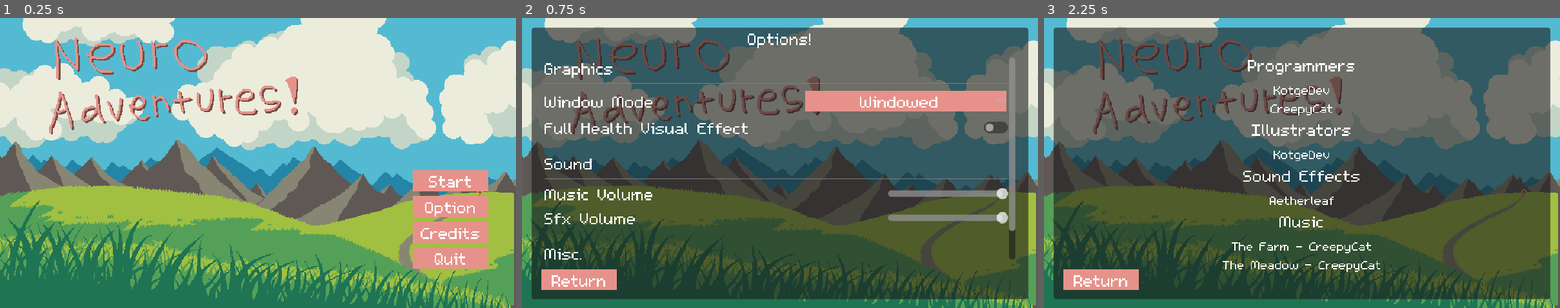
Above: before the commit, frames 1-3 (left to right).
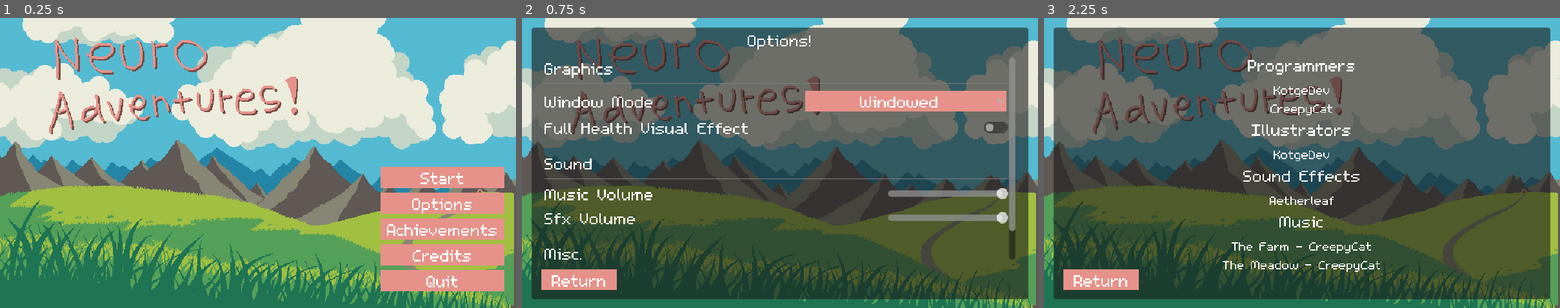
Above: after the commit, the same moments.

Repository: KotgeDev/Neuro-Adventures
Game: Godot game, scene res://scenes/ui/menu.tscn
Two runs of this game, one before a commit and one after it. Both use one fixed random seed, a clock stepped at 60 frames per second and the inputs below.
Inputs:
- Up to frame 1 (0.25 s): no input
- Up to frame 2 (0.75 s): click "Option" (after the commit: "Options") at 0.5 s
- Up to frame 3 (2.25 s): click "Return" at 1.25 s; click "Credits" at 2 s

The runs differ from the first frame. In frame 1, 6.6% of the frame differs, in the area x 73-98%, y 51-95%; in frame 2, 0.2%; in frame 3, nothing differs.

Commit message:
incomplete achievements system

Diff:
--- a/project.godot
+++ b/project.godot
@@ -20,6 +20,7 @@
 Globals="*res://scripts/shared/globals.gd"
 AudioSystem="*res://scripts/audio/audiosystem.gd"
 SavedOptions="*res://scripts/options/saved_options.gd"
+AchievementManager="*res://scripts/achievements/achievement_manager.gd"
 
 [display]
 
--- /dev/null
+++ b/scenes/achievements/achievements_menu.tscn
@@ -0,0 +1,139 @@
+[gd_scene load_steps=4 format=3 uid="uid://dm3hkvfawh3kq"]
+
+[ext_resource type="Script" path="res://scripts/achievements/achievements_menu.gd" id="1_0iyta"]
+[ext_resource type="Texture2D" uid="uid://bxy2weuuiacwj" path="res://assets/achievements/base_mono.png" id="4_cbhgm"]
+[ext_resource type="Texture2D" uid="uid://thre1e3yyysq" path="res://assets/achievements/unknown.png" id="5_8nfpg"]
+
+[node name="AchievementsMenu" type="Control"]
+layout_mode = 3
+anchors_preset = 15
+anchor_right = 1.0
+anchor_bottom = 1.0
+grow_horizontal = 2
+grow_vertical = 2
+script = ExtResource("1_0iyta")
+
+[node name="Panel" type="Panel" parent="."]
+layout_mode = 1
+anchors_preset = 8
+anchor_left = 0.5
+anchor_top = 0.5
+anchor_right = 0.5
+anchor_bottom = 0.5
+offset_left = -308.0
+offset_top = -168.5
+offset_right = 308.0
+offset_bottom = 168.5
+grow_horizontal = 2
+grow_vertical = 2
+
+[node name="Label" type="Label" parent="Panel"]
+custom_minimum_size = Vector2(0, 30)
+layout_mode = 1
+anchors_preset = 10
+anchor_right = 1.0
+offset_bottom = 31.0
+grow_horizontal = 2
+text = "Achievements!"
+horizontal_alignment = 1
+vertical_alignment = 1
+
+[node name="ScrollContainer" type="ScrollContainer" parent="Panel"]
+custom_minimum_size = Vector2(350, 219)
+layout_mode = 1
+anchors_preset = 8
+anchor_left = 0.5
+anchor_top = 0.5
+anchor_right = 0.5
+anchor_bottom = 0.5
+offset_left = -20.0
+offset_top = -20.0
+offset_right = 20.0
+offset_bottom = 20.0
+grow_horizontal = 2
+grow_vertical = 2
+horizontal_scroll_mode = 0
+vertical_scroll_mode = 2
+
+[node name="AchievementsContainer" type="VBoxContainer" parent="Panel/ScrollContainer"]
+unique_name_in_owner = true
+layout_mode = 2
+size_flags_horizontal = 3
+size_flags_vertical = 3
+
+[node name="AchievementPanel" type="Control" parent="."]
+visible = false
+custom_minimum_size = Vector2(345, 70)
+layout_mode = 3
+anchors_preset = 0
+offset_left = 142.404
+offset_top = 68.0
+offset_right = 487.404
+offset_bottom = 138.0
+
+[node name="Panel" type="Panel" parent="AchievementPanel"]
+layout_mode = 0
+offset_right = 345.0
+offset_bottom = 72.0
+
+[node name="VBoxContainer" type="VBoxContainer" parent="AchievementPanel"]
+custom_minimum_size = Vector2(0, 65)
+layout_mode = 1
+anchors_preset = 15
+anchor_right = 1.0
+anchor_bottom = 1.0
+grow_horizontal = 2
+grow_vertical = 2
+mouse_filter = 2
+alignment = 1
+
+[node name="Labels" type="HBoxContainer" parent="AchievementPanel/VBoxContainer"]
+layout_mode = 2
+
+[node name="Title" type="Label" parent="AchievementPanel/VBoxContainer/Labels"]
+layout_mode = 2
+theme_override_font_sizes/font_size = 24
+text = " ???"
+
+[node name="HBoxContainer" type="HBoxContainer" parent="AchievementPanel/VBoxContainer"]
+layout_mode = 2
+mouse_filter = 2
+theme_override_constants/separation = 0
+
+[node name="Sprites" type="CenterContainer" parent="AchievementPanel/VBoxContainer/HBoxContainer"]
+layout_mode = 2
+
+[node name="Base" type="TextureRect" parent="AchievementPanel/VBoxContainer/HBoxContainer/Sprites"]
+custom_minimum_size = Vector2(50, 0)
+layout_mode = 2
+texture = ExtResource("4_cbhgm")
+stretch_mode = 3
+
+[node name="Icon" type="TextureRect" parent="AchievementPanel/VBoxContainer/HBoxContainer/Sprites"]
+layout_mode = 2
+texture = ExtResource("5_8nfpg")
+stretch_mode = 3
+
+[node name="Requirement" type="Label" parent="AchievementPanel/VBoxContainer/HBoxContainer"]
+custom_minimum_size = Vector2(290, 0)
+layout_mode = 2
+theme_override_font_sizes/font_size = 16
+text = "Win your first game "
+autowrap_mode = 2
+
+[node name="Padding" type="Control" parent="AchievementPanel/VBoxContainer/HBoxContainer"]
+custom_minimum_size = Vector2(5, 0)
+layout_mode = 2
+
+[node name="Padding" type="Control" parent="AchievementPanel/VBoxContainer"]
+layout_mode = 2
+
+[node name="ReturnButton" type="Button" parent="."]
+custom_minimum_size = Vector2(100, 0)
+offset_left = 21.0
+offset_top = 309.0
+offset_right = 121.0
+offset_bottom = 341.0
+text = "Return"
+
+[connection signal="pressed" from="ReturnButton" to="." method="_on_return_button_pressed"]
--- a/scenes/options/options_menu.tscn
+++ b/scenes/options/options_menu.tscn
@@ -32,6 +32,7 @@
 grow_vertical = 2
 
 [node name="TitleLabel" type="Label" parent="OptionsPanel"]
+custom_minimum_size = Vector2(0, 30)
 layout_mode = 1
 anchors_preset = 10
 anchor_right = 1.0
--- a/scenes/ui/credits.tscn
+++ b/scenes/ui/credits.tscn
@@ -1,7 +1,6 @@
-[gd_scene load_steps=3 format=3 uid="uid://bnaykxnl0tv10"]
+[gd_scene load_steps=2 format=3 uid="uid://bnaykxnl0tv10"]
 
 [ext_resource type="Script" path="res://scripts/ui/credits.gd" id="1_epnf3"]
-[ext_resource type="Script" path="res://scripts/ui/button_with_sfx.gd" id="1_y1d8a"]
 
 [node name="Credits" type="Control"]
 layout_mode = 3
@@ -112,6 +111,5 @@
 offset_right = 121.0
 offset_bottom = 341.0
 text = "Return"
-script = ExtResource("1_y1d8a")
 
 [connection signal="pressed" from="ReturnButton" to="." method="_on_return_button_pressed"]
--- a/scenes/ui/menu.tscn
+++ b/scenes/ui/menu.tscn
@@ -7,6 +7,7 @@
 [ext_resource type="PackedScene" uid="uid://dh53uv4y0tqn3" path="res://scenes/shared/music_player.tscn" id="4_ddx3h"]
 [ext_resource type="AudioStream" uid="uid://br2sr5r7ybai2" path="res://assets/songs/themeadow.wav" id="5_5ndmk"]
 [ext_resource type="PackedScene" uid="uid://bnaykxnl0tv10" path="res://scenes/ui/credits.tscn" id="7_0vgrq"]
+[ext_resource type="PackedScene" uid="uid://dm3hkvfawh3kq" path="res://scenes/achievements/achievements_menu.tscn" id="8_w6eb3"]
 
 [node name="Menu" type="Control"]
 layout_mode = 3
@@ -31,31 +32,38 @@
 
 [node name="VBoxContainer" type="VBoxContainer" parent="."]
 layout_mode = 0
-offset_left = 509.0
-offset_top = 186.0
-offset_right = 609.0
-offset_bottom = 326.0
+offset_left = 469.0
+offset_top = 182.0
+offset_right = 629.0
+offset_bottom = 342.0
 theme_override_constants/separation = 0
 
 [node name="StartButton" type="Button" parent="VBoxContainer"]
-custom_minimum_size = Vector2(100, 0)
+custom_minimum_size = Vector2(160, 0)
 layout_mode = 2
 text = "Start"
 script = ExtResource("3_q60to")
 
 [node name="OptionButton" type="Button" parent="VBoxContainer"]
-custom_minimum_size = Vector2(100, 0)
+custom_minimum_size = Vector2(160, 0)
 layout_mode = 2
-text = "Option"
+text = "Options"
+script = ExtResource("3_q60to")
+
+[node name="AcheivementsButton" type="Button" parent="VBoxContainer"]
+custom_minimum_size = Vector2(160, 0)
+layout_mode = 2
+text = "Achievements"
 script = ExtResource("3_q60to")
 
 [node name="CreditsButton" type="Button" parent="VBoxContainer"]
+custom_minimum_size = Vector2(160, 0)
 layout_mode = 2
 text = "Credits"
 script = ExtResource("3_q60to")
 
 [node name="QuitButton" type="Button" parent="VBoxContainer"]
-custom_minimum_size = Vector2(100, 0)
+custom_minimum_size = Vector2(160, 0)
 layout_mode = 2
 text = "Quit"
 script = ExtResource("3_q60to")
@@ -67,9 +75,15 @@
 [node name="Credits" parent="." instance=ExtResource("7_0vgrq")]
 visible = false
 
+[node name="AchievementsMenu" parent="." instance=ExtResource("8_w6eb3")]
+visible = false
+layout_mode = 1
+
 [connection signal="pressed" from="VBoxContainer/StartButton" to="." method="_on_start_button_pressed"]
 [connection signal="pressed" from="VBoxContainer/OptionButton" to="." method="_on_option_button_pressed"]
+[connection signal="pressed" from="VBoxContainer/AcheivementsButton" to="." method="_on_acheivements_button_pressed"]
 [connection signal="pressed" from="VBoxContainer/CreditsButton" to="." method="_on_credits_button_pressed"]
 [connection signal="pressed" from="VBoxContainer/QuitButton" to="." method="_on_quit_button_pressed"]
-[connection signal="close_options" from="OptionsMenu" to="." method="_on_options_close_options"]
-[connection signal="close_credits" from="Credits" to="." method="_on_credits_close_credits"]
+[connection signal="close_options" from="OptionsMenu" to="." method="show_buttons"]
+[connection signal="close_credits" from="Credits" to="." method="show_buttons"]
+[connection signal="close_achievements" from="AchievementsMenu" to="." method="show_buttons"]
--- /dev/null
+++ b/scenes/ui/return_button.tscn
@@ -0,0 +1,12 @@
+[gd_scene load_steps=2 format=3 uid="uid://ct2jjb3mge4nm"]
+
+[ext_resource type="Script" path="res://scripts/ui/button_with_sfx.gd" id="1_kjnam"]
+
+[node name="ReturnButton" type="Button"]
+custom_minimum_size = Vector2(100, 0)
+offset_left = 21.0
+offset_top = 309.0
+offset_right = 121.0
+offset_bottom = 341.0
+text = "Return"
+script = ExtResource("1_kjnam")
--- a/scenes/upgrades/angel_wings.tscn
+++ b/scenes/upgrades/angel_wings.tscn
@@ -7,6 +7,7 @@
 script = ExtResource("1_3u84a")
 
 [node name="EnemySearchArea" parent="." instance=ExtResource("2_1fdgp")]
+collision_mask = 6
 
 [node name="FireTimer" type="Timer" parent="."]
 autostart = true
--- a/scenes/upgrades/gymbag_drone.tscn
+++ b/scenes/upgrades/gymbag_drone.tscn
@@ -94,6 +94,11 @@
 [node name="CollisionPolygon2D" parent="MultiHitbox" index="0"]
 polygon = PackedVector2Array(0, -4, -2, -4, -2, -3, -4, -3, -4, -2, -5, -2, -5, 0, -4, 0, -4, 4, 4, 4, 4, 0, 5, 0, 5, -2, 4, -2, 4, -3, 2, -3, 2, -4)
 
+[node name="BatteryTimer" type="Timer" parent="."]
+wait_time = 25.0
+autostart = true
+
 [connection signal="area_entered" from="AISearchField" to="." method="_on_ai_search_field_area_entered"]
+[connection signal="timeout" from="BatteryTimer" to="." method="_on_battery_timer_timeout"]
 
 [editable path="MultiHitbox"]
--- a/scenes/upgrades/inuke6000.tscn
+++ b/scenes/upgrades/inuke6000.tscn
@@ -7,6 +7,7 @@
 script = ExtResource("1_bwwdp")
 
 [node name="EnemySearchArea" parent="." instance=ExtResource("2_jh5rr")]
+collision_mask = 6
 
 [node name="LaunchTimer" type="Timer" parent="."]
 autostart = true
--- /dev/null
+++ b/scripts/achievements/achievement.gd
@@ -0,0 +1,11 @@
+extends Node
+class_name Achievement
+
+var title: String
+var requirement: String
+var icon: Texture2D
+
+func _init(title_p: String, requirement_p: String, icon_p: Texture2D) -> void:
+	title = title_p
+	requirement = requirement_p
+	icon = icon_p
--- /dev/null
+++ b/scripts/achievements/achievement_manager.gd
@@ -0,0 +1,70 @@
+extends Node
+
+signal add_achievement(index: int)
+
+var achievement_path = "user://achievements.save"
+
+var achievement_objects = {
+	0: Achievement.new(
+		"First Victory!",
+		"Win your first game",
+		preload("res://assets/achievements/first_victory.png")
+	),
+	1: Achievement.new(
+		"Integration",
+		"Defeat the Elf archer boss of the map The Farm ",
+		preload("res://assets/achievements/integrated_him.png")
+	),
+	2: Achievement.new(
+		"DMg Allegations",
+		"Win a game without the collab partner taking any damage",
+		preload("res://assets/achievements/dmg_allegations.png")
+	),
+	3: Achievement.new(
+		"Swarm Commander",
+		"Win a game while having 10 gymbag drones and max lvl \"Swarm Upgrades\"",
+		preload("res://assets/achievements/swarm_commander.png")
+	),
+	4: Achievement.new(
+		"Neverending Subathon",
+		"Win a game while having the upgrade, \"Raise the Timer\". Lvl is not important.",
+		preload("res://assets/achievements/neverending_subathon.png")
+	),
+	5: Achievement.new(
+		"True Love",
+		"Win a game while having maxed both the upgrades \"Say it Back!\" and \"Dual Strike\"",
+		preload("res://assets/achievements/true_love.png")
+	)
+}
+
+var achievement_status = {
+	0: false,
+	1: false,
+	2: false,
+	3: false,
+	4: false,
+	5: false
+}
+
+func _ready() -> void:
+	add_achievement.connect(_on_add_achievement)
+	load_data()
+
+func _on_add_achievement(index: int) -> void:
+	achievement_status[index] = true
+	save_data()
+
+func load_data() -> void:
+	if FileAccess.file_exists(achievement_path):
+		var file = FileAccess.open(achievement_path, FileAccess.READ)
+		achievement_status = file.get_var()
+		# Check and fill in any missing achievement indexes
+		for index in achievement_objects.keys():
+			if not achievement_status.has(index):
+				achievement_status[index] = false
+	else:
+		save_data()
+
+func save_data() -> void:
+	var file = FileAccess.open(achievement_path, FileAccess.WRITE)
+	file.store_var(achievement_status)
--- /dev/null
+++ b/scripts/achievements/achievements_menu.gd
@@ -0,0 +1,44 @@
+extends Control
+
+signal close_achievements
+
+@onready var base_sprite = preload("res://assets/achievements/base.png")
+@onready var base_mono_sprite = preload("res://assets/achievements/base_mono.png")
+@onready var backslash_sprite = preload("res://assets/achievements/unknown.png")
+
+@onready var achievements_container = %AchievementsContainer
+@onready var achievement_panel_template = $AchievementPanel
+
+func _ready() -> void:
+	var achievements = AchievementManager.achievement_objects
+	var status = AchievementManager.achievement_status
+
+	for index in achievements.keys():
+		var achievement = achievements[index] as Achievement
+
+		var achievement_panel = achievement_panel_template.duplicate()
+		var v_container = achievement_panel.get_node("VBoxContainer")
+		var title = v_container.get_node("Labels").get_node("Title")
+		var h_container = v_container.get_node("HBoxContainer")
+		var base = h_container.get_node("Sprites").get_node("Base")
+		var icon =  h_container.get_node("Sprites").get_node("Icon")
+		var requirement = h_container.get_node("Requirement")
+
+		if status[index]:  # If completed achievement
+			title.text = " %s" % [achievement.title]
+			base.texture = base_sprite
+			icon.texture = achievement.icon
+			requirement.text = achievement.requirement
+
+		else:  # If achievmenet has not been completed
+			title.text = " ???"
+			base.texture = base_mono_sprite
+			icon.texture = backslash_sprite
+			requirement.text = achievement.requirement
+
+		achievement_panel.visible = true
+		achievements_container.add_child(achievement_panel)
+
+func _on_return_button_pressed():
+	visible = false
+	close_achievements.emit()
--- a/scripts/enemies/boss_scenes/archer_boss.gd
+++ b/scripts/enemies/boss_scenes/archer_boss.gd
@@ -1,4 +1,5 @@
 extends Enemy
+class_name ArcherBoss
 
 #region CONSTANTS
 @export var BASE_MAX_SPEED := 80.0
--- a/scripts/projectiles/rum_splash.gd
+++ b/scripts/projectiles/rum_splash.gd
@@ -16,6 +16,6 @@
 	queue_free()
 
 func _on_stun_zone_area_entered(area):
-	if stun_time > 0:
+	if stun_time > 0 and area.get_parent() is SimpleEnemy:
 		var enemy = area.get_parent() as SimpleEnemy
 		enemy.stun(stun_time)
--- a/scripts/ui/hud.gd
+++ b/scripts/ui/hud.gd
@@ -210,8 +210,7 @@
 	AudioSystem.set_music_volume(0.5)
 
 	for upgrade in upgrades:
-		var choice_panel
-		choice_panel = choice_panel_template.duplicate()
+		var choice_panel = choice_panel_template.duplicate()
 		var button = choice_panel.get_node("Button")
 		var v_container = choice_panel.get_node("VBoxContainer")
 		var upgrade_name = v_container.get_node("UpgradeName")
--- a/scripts/ui/menu.gd
+++ b/scripts/ui/menu.gd
@@ -3,6 +3,7 @@
 @onready var options_menu = $OptionsMenu
 @onready var credits = $Credits
 @onready var v_box_container = $VBoxContainer
+@onready var achievements_menu = $AchievementsMenu
 
 func _ready() -> void:
 	Input.set_custom_mouse_cursor(null)
@@ -14,9 +15,6 @@
 	options_menu.visible = true
 	v_box_container.visible = false
 
-func _on_options_close_options():
-	v_box_container.visible = true
-
 func _on_quit_button_pressed():
 	get_tree().quit()
 
@@ -24,5 +22,9 @@
 	credits.visible = true
 	v_box_container.visible = false
 
-func _on_credits_close_credits():
+func _on_acheivements_button_pressed():
+	achievements_menu.visible = true
+	v_box_container.visible = false
+
+func show_buttons() -> void:
 	v_box_container.visible = true
--- a/scripts/upgrades/angel_wings.gd
+++ b/scripts/upgrades/angel_wings.gd
@@ -2,8 +2,8 @@
 
 @export var LV1_FIRE_RATE := 3.0
 @export var LV3_FIRE_RATE := 1.5
-@export var LV1_DAMAGE := 1.0
-@export var LV4_DAMAGE := 2.0
+@export var LV1_DAMAGE := 2.0
+@export var LV4_DAMAGE := 4.0
 @export var LV1_HIT_COUNT := 1
 @export var LV2_HIT_COUNT := 3
 
--- a/scripts/upgrades/gymbag_drone.gd
+++ b/scripts/upgrades/gymbag_drone.gd
@@ -15,6 +15,7 @@
 @onready var multi_hitbox = $MultiHitbox
 @onready var gymbag_drone_personal_zone = $GymbagDronePersonalZone
 @onready var map = get_tree().get_first_node_in_group("map")
+@onready var battery_timer = $BatteryTimer
 #endregion
 
 #region SOUNDFX
@@ -25,7 +26,8 @@
 var velocity: Vector2
 var target: Node = null
 var id: int
-var collab_partner_in_range = false
+var collab_partner_in_range := false
+var need_recharge := false
 @onready var max_speed: float = BASE_MAX_SPEED
 #endregion
 
@@ -43,11 +45,20 @@
 	$MultiHitbox.damage = damage
 
 func _process(delta: float) -> void:
-	if not search_and_target_enemy(delta) and not ai_within_range(delta):
-		var target_pos = ai.global_position
-		compass.look_at(target_pos)
-		velocity = velocity.move_toward(compass.transform.x * max_speed, ACCELERATION * delta)
+	if need_recharge:
+		if ai_within_range():
+			battery_timer.start()
+			need_recharge = false
+		else:
+			goto_ai(delta)
+	else:
+		# Target enemy if one exists
+		var targeting_enemy = search_and_target_enemy(delta)
+		# If not targeting and ai is not within range, go to ai
+		if not targeting_enemy and not ai_within_range():
+			goto_ai(delta)
 
+	# Ensure drones are not too close to each other
 	for area in gymbag_drone_personal_zone.get_overlapping_areas():
 		var parent = area.get_parent()
 		if parent is GymbagDrone:
@@ -57,6 +68,12 @@
 				velocity = velocity.move_toward( -1 * compass.transform.y * max_speed, ACCELERATION * delta)
 
 	position += velocity * delta
+
+func goto_ai(delta: float) -> void:
+	var target_pos = ai.global_position
+	compass.look_at(target_pos)
+	velocity = velocity.move_toward(compass.transform.x * max_speed, ACCELERATION * delta)
+
 
 ## Searches and targets an enemy.
 ## Returns false if no enemies are targeted and there are no
@@ -81,7 +98,7 @@
 
 	return false
 
-func ai_within_range(delta: float) -> bool:
+func ai_within_range() -> bool:
 	for area in ai_search_field.get_overlapping_areas():
 		if area.owned_by == Globals.Owners.OWNED_BY_AI:
 			return true
@@ -90,3 +107,7 @@
 func _on_ai_search_field_area_entered(area):
 	if area.owned_by == Globals.Owners.OWNED_BY_COLLAB_PARTNER:
 		AudioSystem.play_sfx(buzz_sfx, global_position, 5.0)
+
+func _on_battery_timer_timeout():
+	battery_timer.stop()
+	need_recharge = true
--- a/scripts/upgrades/inuke6000.gd
+++ b/scripts/upgrades/inuke6000.gd
@@ -1,6 +1,6 @@
 extends UpgradeScene
 
-@export var DAMAGE := 6.0
+@export var DAMAGE := 8.0
 @export var GRACE_PERIOD := 1.5
 @export var LV1_FREQUENCY := 6.0
 @export var LV2_FREQUENCY := 4.5
--- a/scripts/upgrades/upgrade_manager.gd
+++ b/scripts/upgrades/upgrade_manager.gd
@@ -86,7 +86,7 @@
 		"iNuke6000",
 		preload("res://assets/upgrades/inuke6000_icon.png"),
 		[
-			"iNuke6000s are dropped at a random enemy in range every 6 s dealing splash damage of 12",
+			"iNuke6000s are dropped at a random enemy in range every 6 s dealing splash damage of 12. MAY TARGET COLLAB PARTNER",
 			"Nuke launch time is reduced",
 			"Two nukes are launched at a time",
 			"Nuke launch time is further reduced  ",
@@ -119,7 +119,7 @@
 		"Gymbag Drone",
 		preload("res://assets/upgrades/gymbag_drone_icon.png"),
 		[
-			"A gymbag drone that will strike enemies at random. You can have many as you want."
+			"A gymbag drone that will strike enemies at random. Will return to Neuro every 25 seconds."
 		],
 		Globals.UpgradeType.AI_UPGRADE,
 		1,
@@ -172,7 +172,7 @@
 		"Angel Wings",
 		preload("res://assets/upgrades/angel_wings_icon.png"),
 		[
-			"Feathers shoot out from Neuro that target enemies",
+			"Feathers shoot out from Neuro that target enemies. MAY TARGET COLLAB PARTNER",
 			"Feathers can pierce through up to three enemies",
 			"Increased fire rate of feathers",
 			"Increased damage of feathers",
Binary file added: assets/achievements/base.png
Not shown, added: assets/achievements/base.png.import
Binary file added: assets/achievements/base_mono.png
Not shown, added: assets/achievements/base_mono.png.import
Binary file added: assets/achievements/dmg_allegations.png
Not shown, added: assets/achievements/dmg_allegations.png.import
Binary file added: assets/achievements/first_victory.png
Not shown, added: assets/achievements/first_victory.png.import
Binary file added: assets/achievements/integrated_him.png
Not shown, added: assets/achievements/integrated_him.png.import
Binary file added: assets/achievements/neverending_subathon.png
Not shown, added: assets/achievements/neverending_subathon.png.import
(and 7 more such lines)
